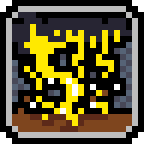
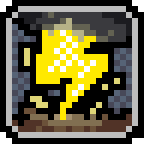
Comparing the layer stacks of the two 144x144 images. Changes:
removed layer "Calque 2" over [12, 12, 144, 138]
removed layer "Calque 1" over [12, 12, 144, 138]
added layer "Icon" above "ContoursIcon" over [12, 12, 132, 132]
added layer "ContoursIcon" above "Bg" over [12, 12, 144, 138]
